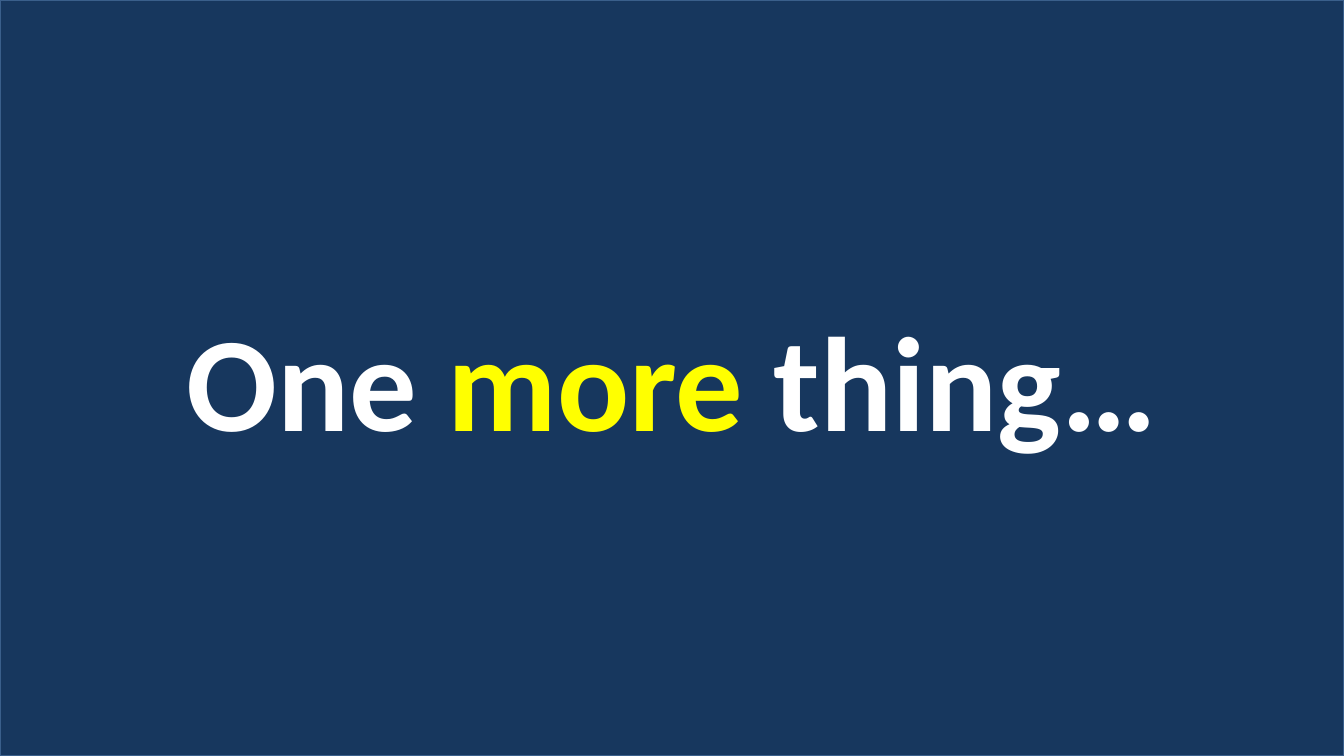
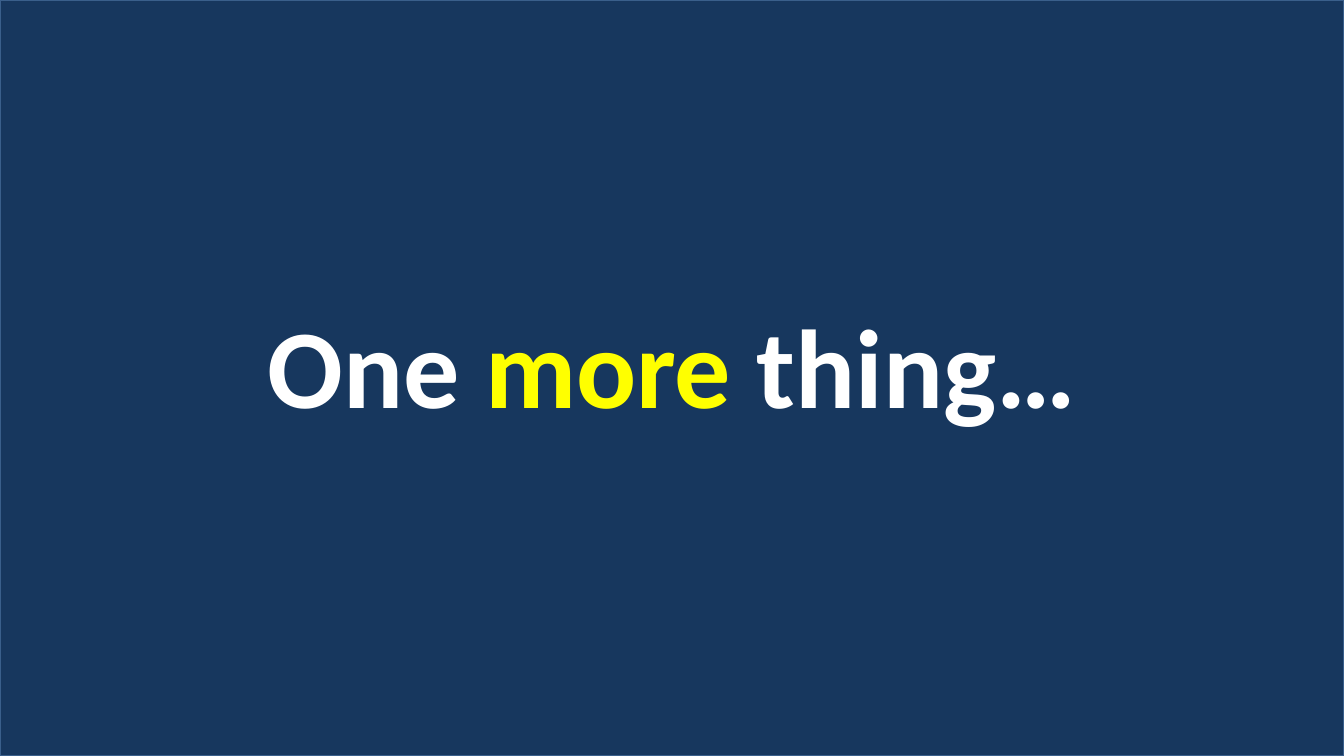
Before and after one commit to web36-ortdnipro/lesson24, a slide deck: slide 21 of lesson24.pptx. Drawn at 1344x756 pixels with LibreOffice and Linux fonts; fonts in the diff are those of the drawing. Boxes give left, top, right and bottom in pixels: in the first picture for what was removed or moved away, otherwise in the second. Text is boxed around its words. In the diff, an @@ line names an element or a change of style, - is before the commit and + after.

```diff
--- a/lesson24.pptx
+++ b/lesson24.pptx
@@ text "One more thing…" at (x1=268, y1=329, x2=1076, y2=427): size 96 to 80 pt @@
```
Also in this commit, not shown: 1 slide added, 1 slide removed, 1 other file.
